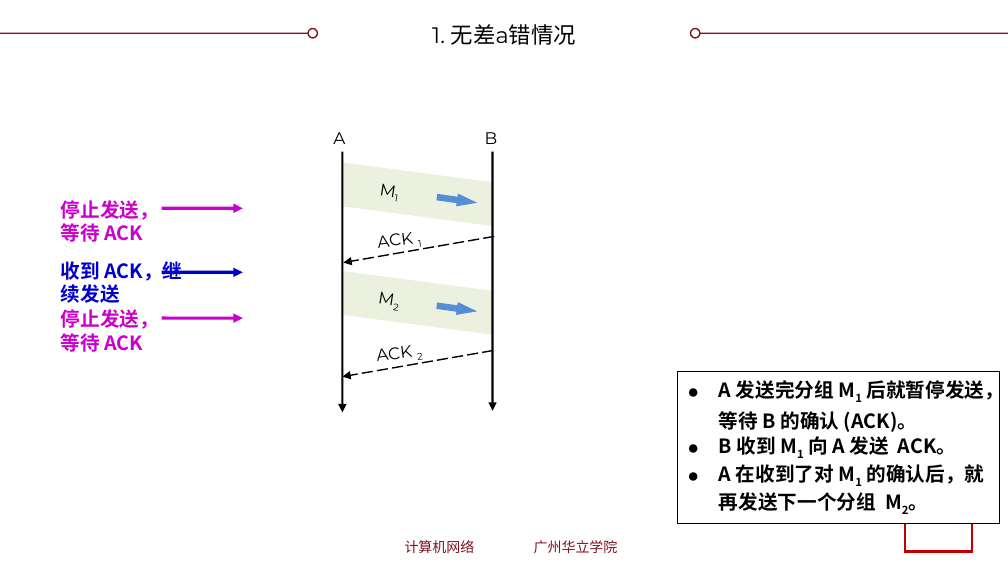
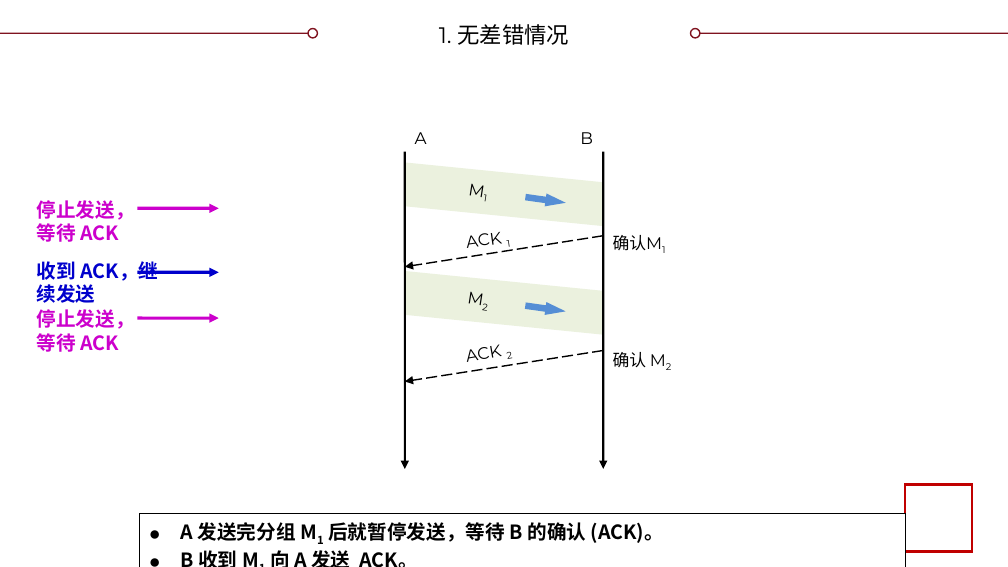
Before and after one commit to glplaman/glplaman.github.io, a slide deck: slide 54 of network/ppt/chap5.pptx. Drawn at 1008x567 pixels with LibreOffice and Linux fonts; fonts in the diff are those of the drawing; background and template pictures are left out. Boxes give left, top, right and bottom in pixels: in the first picture for what was removed or moved away, otherwise in the second. Text is boxed around its words. In the diff, an @@ line names an element or a change of style, - is before the commit and + after.

```diff
--- a/network/ppt/chap5.pptx
+++ b/network/ppt/chap5.pptx
@@ title at box(439, 24, 569, 45): text changed @@
-1. 无差a错情况
+1. 无差错情况
@@ text "A": place and size @@
-text "A" at box(333, 132, 345, 144)
+text "A" at box(415, 132, 427, 144)
@@ text "B": place and size @@
-text "B" at box(485, 132, 498, 144)
+text "B" at box(580, 132, 593, 144)
@@ freeform shape: place and size @@
-freeform shape at box(343, 162, 493, 226)
+freeform shape at box(405, 162, 604, 226)
@@ arrow moved from (343, 151) - (343, 412) to (405, 151) - (405, 469) @@
@@ rectangle "M1" at box(457, 172, 501, 209): alignment left to centre @@
@@ arrow moved from (493, 151) - (493, 411) to (603, 151) - (603, 469) @@
@@ arrow moved from (494, 237) - (344, 263) to (603, 236) - (405, 267) @@
@@ text added at box(613, 235, 663, 251), 12 pt, text #000000 @@
+确认M1
@@ freeform shape: place and size @@
-freeform shape at box(342, 271, 492, 335)
+freeform shape at box(405, 271, 604, 335)
@@ rectangle "M2" at box(456, 280, 502, 317): alignment left to centre @@
@@ 3 texts, 3 arrows: place and size @@
-3 texts, 3 arrows at box(61, 200, 243, 352)
+3 texts, 3 arrows at box(37, 200, 219, 352)
@@ 2 rectangles, 2 texts, 2 right arrows: place and size @@
-2 rectangles, 2 texts, 2 right arrows at box(367, 172, 477, 366)
+2 rectangles, 2 texts, 2 right arrows at box(456, 172, 566, 367)
@@ arrow moved from (493, 351) - (343, 377) to (603, 351) - (405, 381) @@
@@ text "ACK 2" at box(467, 344, 512, 367): alignment left to centre; rotation 352 to 350 degrees @@
@@ text added at box(613, 352, 647, 368), 12 pt, text #000000 @@
+确认 M2
@@ rectangle "A 发送完分组 M1 后就暂停发送，等待 B ...": place and size @@
-rectangle "A 发送完分组 M1 后就暂停发送，等待 B ..." at box(677, 372, 1000, 523)
+rectangle "A 发送完分组 M1 后就暂停发送，等待 B ..." at box(139, 514, 905, 567)
@@ text removed at box(405, 540, 475, 553) @@
-计算机网络
@@ text removed at box(534, 540, 618, 553) @@
-广州华立学院
```
Also in this commit, not shown: 6 other slides changed, 10 other files.
